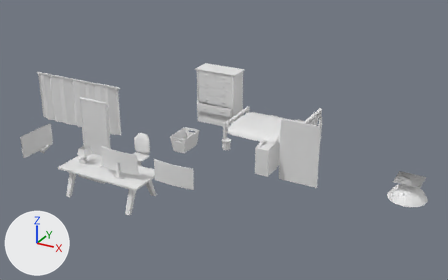
Two versions of the Blender file assets/3d/householdModels.blend, one commit apart.
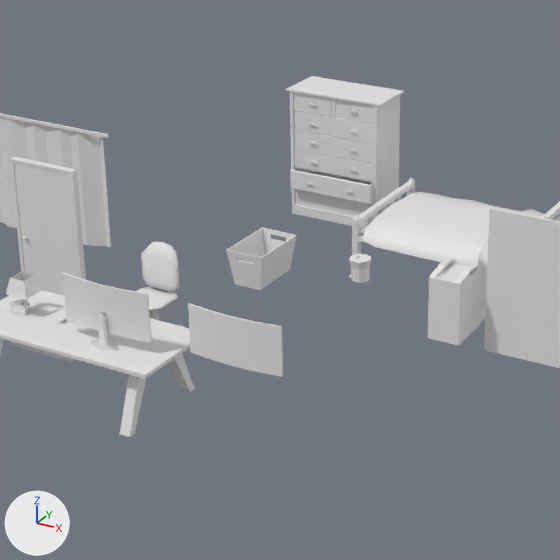
Each version appears first whole from a 50 mm camera at (16.91, -26.31, 13.67) aimed at (2.62, -0.33, 0.68), and next in a close-up on the part from 17% to 69% of the width and 11% to 95% of the height. Arrows for +X, +Y and +Z are at lower left; the lights stay in place.
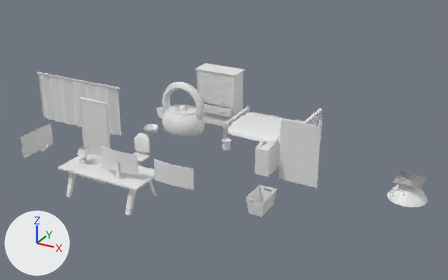
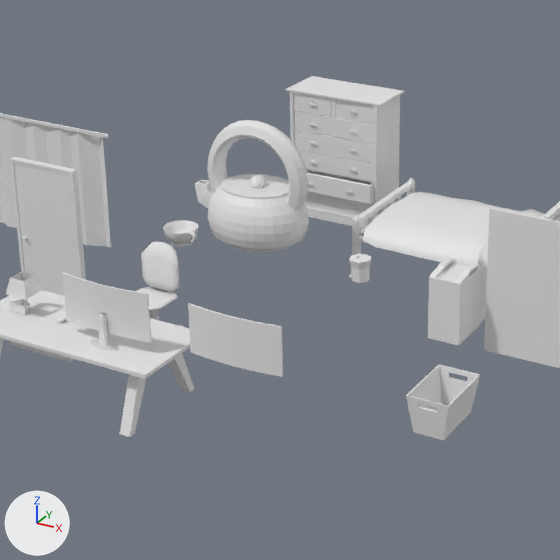
Changed parts and their boxes [x1, y1, x2, y2] in the close-ups (560 x 560 px):
```json
{"object": "Cube.026", "change": "moved", "before": [226, 227, 297, 290], "after": [406, 364, 480, 440]}
{"object": "Sphere.007", "change": "added", "after": [195, 174, 309, 252]}
{"object": "Torus", "change": "added", "after": [207, 120, 308, 211]}
{"object": "Sphere.005", "change": "added", "after": [163, 220, 198, 247]}
{"object": "Sphere.006", "change": "added", "after": [164, 228, 198, 244]}
{"object": "Icosphere", "change": "added", "after": [249, 175, 266, 188]}
```

The change, as JSON lines over the scene's bpy script:
```json
{"op": "add", "block": "me_torus", "code": ["me_torus = bpy.data.meshes.new('Torus')", "me_torus.from_pydata(...)  # 288 vertices, 288 faces; spans x -1.25..1.25, y -1.25..1.25, z -0.25..0.25"]}
{"op": "add", "block": "me_icosphere_001", "code": ["me_icosphere_001 = bpy.data.meshes.new('Icosphere.001')", "me_icosphere_001.from_pydata(...)  # an icosphere of 80 faces spanning x -0.95..0.95, y -1.0..1.0, z -1.0..1.0"]}
{"op": "add", "block": "me_sphere_007", "code": ["me_sphere_007 = bpy.data.meshes.new('Sphere.007')", "me_sphere_007.from_pydata(...)  # 352 vertices, 322 faces; spans x -1.34..1.0, y -1.0..1.0, z -0.56..0.75"]}
{"op": "add", "block": "me_sphere_006", "code": ["me_sphere_006 = bpy.data.meshes.new('Sphere.006')", "me_sphere_006.from_pydata(...)  # 224 vertices, 192 faces; spans x -1.0..1.0, y -1.0..1.0, z -0.86..0.0", "me_sphere_006.polygons.foreach_set('use_smooth', [True] * 192)"]}
{"op": "add", "block": "me_sphere_004", "code": ["me_sphere_004 = bpy.data.meshes.new('Sphere.004')", "me_sphere_004.from_pydata(...)  # 278 vertices, 214 faces; spans x -1.0..1.32, y -1.0..1.0, z -0.97..0.0", "me_sphere_004.polygons.foreach_set('use_smooth', [True] * 214)"]}
{"op": "set", "path": "ob_cube_026.location", "old": "(0.01, 0.0, -0.04)", "new": "(5.71, -2.18, -1.21)"}
{"op": "add", "block": "ob_torus", "code": ["ob_torus = bpy.data.objects.new('Torus', me_torus)", "ob_torus.location = (-0.07, 0.0, 2.02)", "ob_torus.rotation_euler = (1.571, 0.0, 0.0)  # degrees (90, 0, 0)", "ob_torus.scale = (1.04, 1.04, 1.04)"]}
{"op": "add", "block": "ob_icosphere", "code": ["ob_icosphere = bpy.data.objects.new('Icosphere', me_icosphere_001)", "ob_icosphere.location = (-0.05, 0.0, 1.84)", "ob_icosphere.scale = (0.194, 0.194, 0.194)"]}
{"op": "add", "block": "ob_sphere_007", "code": ["ob_sphere_007 = bpy.data.objects.new('Sphere.007', me_sphere_007)", "ob_sphere_007.location = (-0.07, 0.0, 1.03)", "ob_sphere_007.scale = (1.21, 1.0, 1.0)"]}
{"op": "add", "block": "ob_sphere_006", "code": ["ob_sphere_006 = bpy.data.objects.new('Sphere.006', me_sphere_006)", "ob_sphere_006.location = (-2.26, 0.01, 0.32)", "ob_sphere_006.scale = (0.414, 0.414, 0.414)"]}
{"op": "add", "block": "ob_sphere_005", "code": ["ob_sphere_005 = bpy.data.objects.new('Sphere.005', me_sphere_004)", "ob_sphere_005.location = (-2.26, 0.01, 0.32)", "ob_sphere_005.scale = (0.414, 0.414, 0.414)"]}
```
